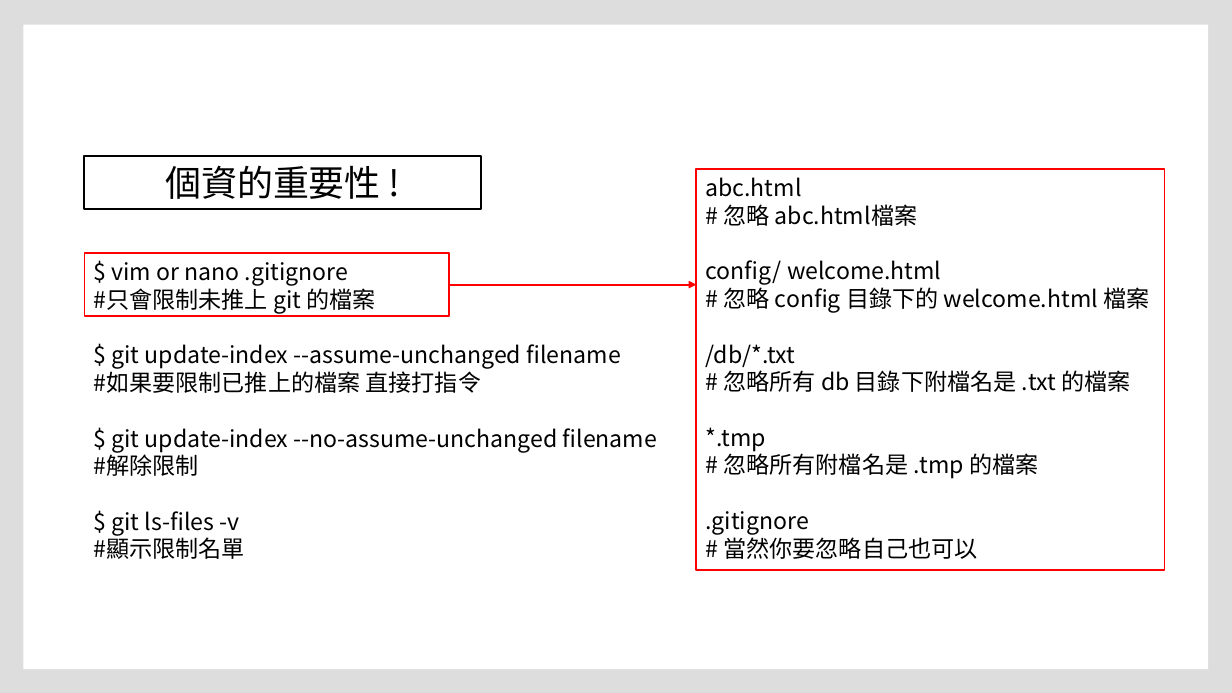
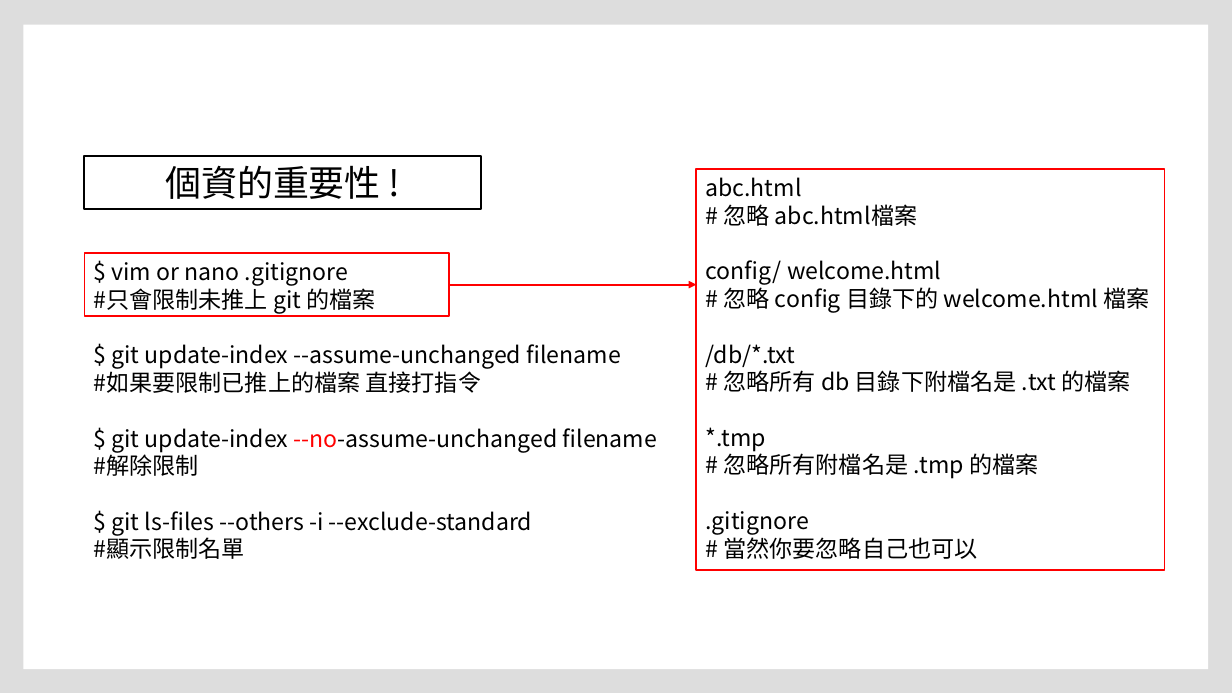
Before and after one commit to xiaoClassmate/git-practice, a slide deck: slide 9 of Git_tutorial.pptx. Drawn at 1232x693 pixels with LibreOffice and Linux fonts; fonts in the diff are those of the drawing. Boxes give left, top, right and bottom in pixels: in the first picture for what was removed or moved away, otherwise in the second. Text is boxed around its words. In the diff, an @@ line names an element or a change of style, - is before the commit and + after.

Commit message:
update ppt

```diff
--- a/Git_tutorial.pptx
+++ b/Git_tutorial.pptx
@@ text at [112,428,657,452]: text colour #000000 to #FF0000 in "--no-assume-unchanged" @@
@@ text at [112,511,532,535]: text changed @@
-$ git ls-files -v
+$ git ls-files --others -i --exclude-standard
```
Also in this commit, not shown: 3 other slides changed.
